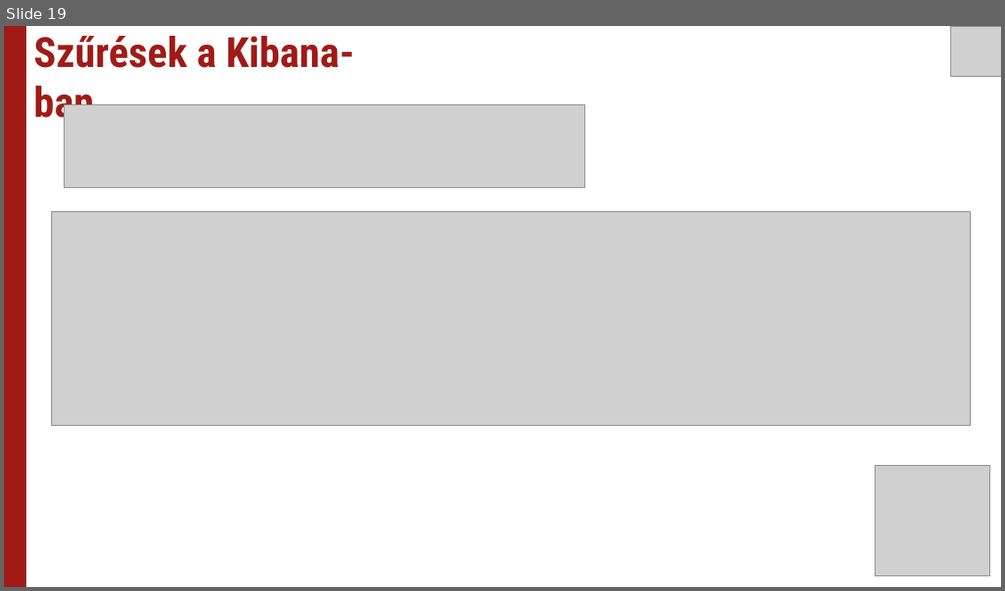
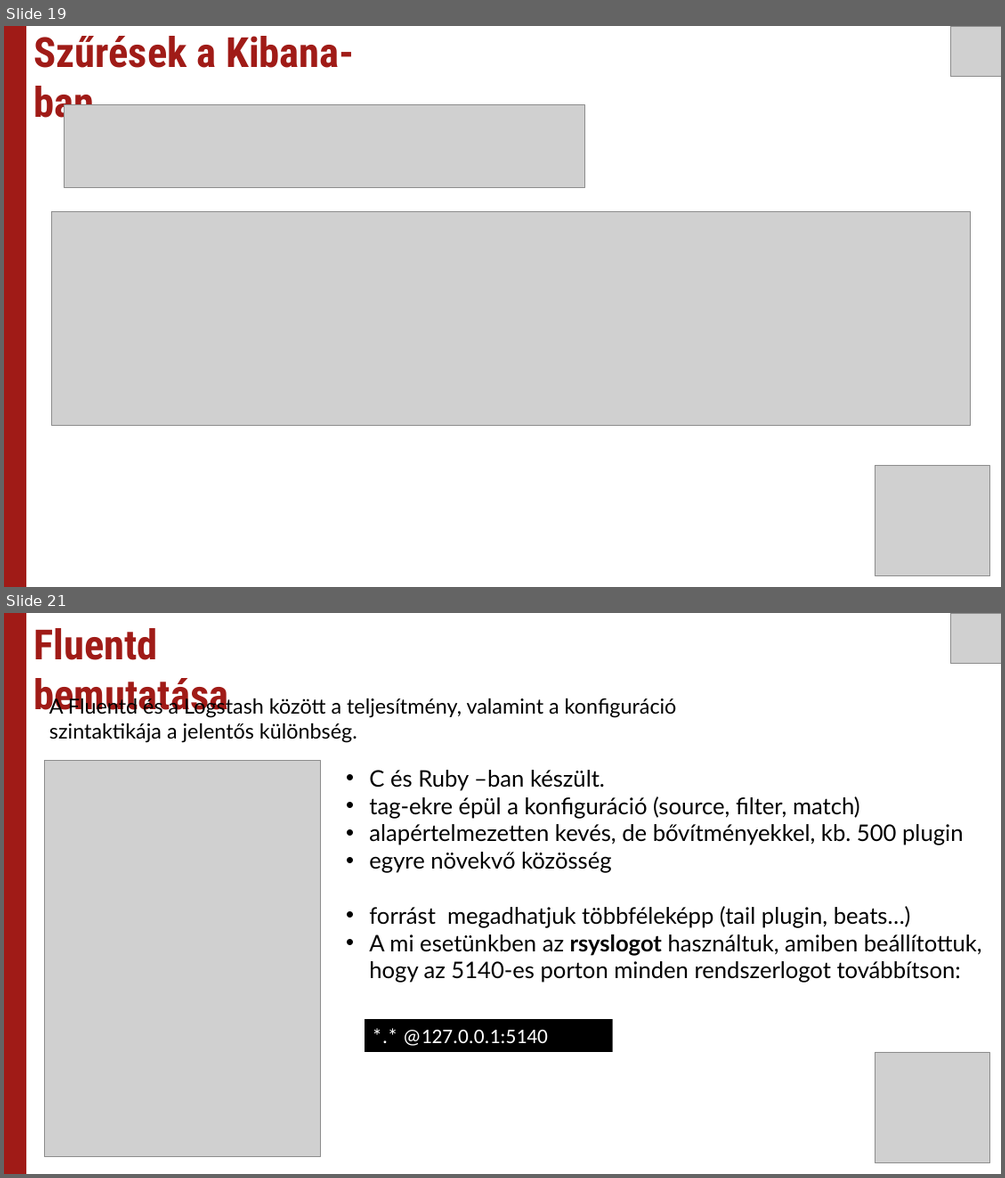
Before and after one commit to Uni-Sopron/temalabor-o21-I-NEW-Centralized-log-server, a slide deck: Témalabor - Centralized log server.pptx. Shown one above the other, each under a label of ours: slide 19 before the commit, slides 19 and 21 after it; the slides between them are not shown. The pictures are 1005x591 and 1005x1178 pixels, drawn with LibreOffice and Linux fonts; fonts in the diff are those of the drawing; grey boxes stand for pictures. Boxes give left, top, right and bottom in pixels: in the first picture for what was removed or moved away, otherwise in the second. Text is boxed around its words. In the diff, an @@ line names an element or a change of style, - is before the commit and + after.

Commit message:
ppt-fluentd

```diff
--- a/Témalabor - Centralized log server.pptx
+++ b/Témalabor - Centralized log server.pptx
@@ slide 21 added at (x1=4, y1=613, x2=1001, y2=1174), background #FFFFFF @@
@@ rectangle added at (x1=4, y1=613, x2=26, y2=1174), fill #A01B17 @@
@@ text added at (x1=33, y1=628, x2=228, y2=718), 40 pt, text #A01B17, bold @@
+Fluentd bemutatása
@@ picture added at (x1=951, y1=613, x2=1001, y2=663) @@
@@ text added at (x1=49, y1=696, x2=677, y2=743), 20 pt, text #000000 @@
+A Fluentd és a Logstash között a teljesítmény, valamint a konfiguráció szintaktikája a jelentős különbség.
@@ picture added at (x1=44, y1=761, x2=321, y2=1156) @@
@@ text added at (x1=369, y1=770, x2=982, y2=982), 22 pt, text #000000 @@
+• C és Ruby –ban készült.
+• tag-ekre épül a konfiguráció (source, filter, match)
+• alapértelmezetten kevés, de bővítményekkel, kb. 500 plugin
+• egyre növekvő közösség
+• forrást megadhatjuk többféleképp (tail plugin, beats…)
+• A mi esetünkben az rsyslogot használtuk, amiben beállítottuk, hogy az 5140-es porton minden rendszerlogot továbbítson:
@@ rectangle added at (x1=364, y1=1019, x2=613, y2=1052), fill #000000, 20 pt, text #FFFFFF @@
+*.* @127.0.0.1:5140
@@ picture added at (x1=875, y1=1052, x2=990, y2=1163) @@
```
Also in this commit, not shown: 2 other slides added, 1 slide removed.
